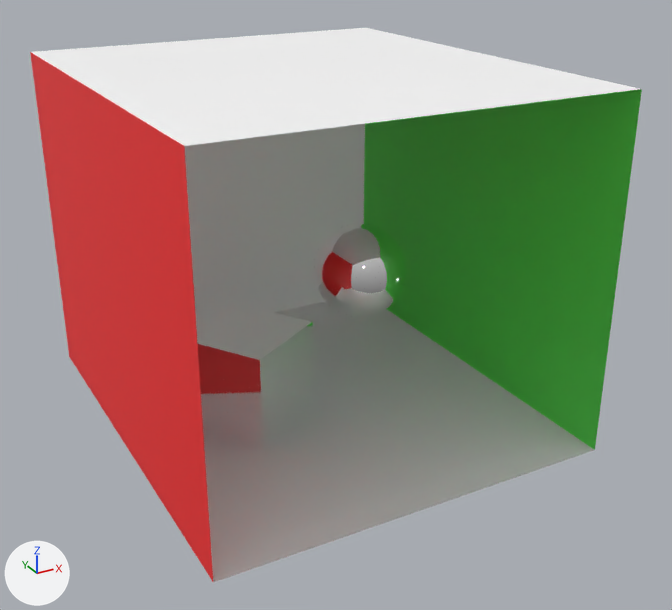
The glTF model Raytracing/models/scene2/scene2.gltf as it was, and as the next commit left it.
Camera for both pictures: a camera (50 mm lens) standing at (-8.11, -16.02, 10.12) and looking at (0.31, -0.72, 2.47). The axes (+X, +Y, +Z) are drawn at lower left. The lights are the same throughout. Vertices at the same position are counted once.
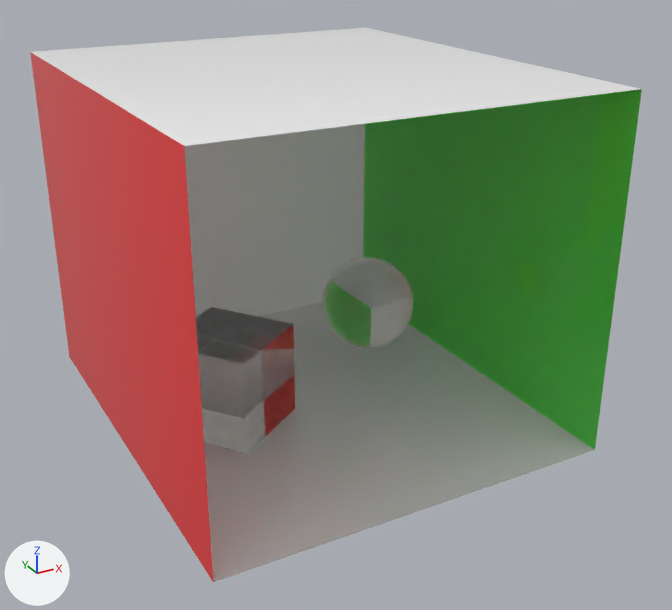
Changed parts and their boxes [x1, y1, x2, y2] in the pictures (672 x 610 px):
'Plane', surface changed: [30, 28, 639, 572] in both
'Cube', surface changed, mesh turned (grey to black): before [196, 303, 313, 449]; after [196, 307, 295, 454]
'Icosphere', surface changed, mesh moved: before [314, 223, 407, 316]; after [323, 257, 414, 348]

Diff of the bpy script that builds the scene:
```diff
--- a/Raytracing/models/scene2/scene2.gltf.py
+++ b/Raytracing/models/scene2/scene2.gltf.py
@@ mat_sphere_001 @@
 mat_sphere_001.base_color = (1.0, 1.0, 1.0)  # white #ffffff
-mat_sphere_001.metallic = 1.0
 mat_sphere_001.roughness = 0.05
@@ mat_material_002 @@
 mat_material_002.texture = img_untitled
+mat_material_002.roughness = 0.0
@@ me_cube_001 @@
 me_cube_001.from_pydata(...)  # 8 vertices, 12 faces; spans x -2.79..-0.03, y -1.38..1.38, z 0.0..2.0
 # used by ob_cube; location = (0.0, 0.0, 0.0)
+# me_cube_001 part 1: the whole mesh is turned 3.1 degrees about the z axis through its middle, then moved by (-0.42, 0.0, 0.01)
 me_cube_001.materials.append(mat_sphere_001)
@@ me_icosphere_002 @@
 me_icosphere_002.from_pydata(...)  # 162 vertices, 320 faces; spans x 0.29..2.29, y -1.0..1.0, z 1.8..3.8
 # used by ob_icosphere; location = (0.0, 0.0, 0.0)
+# me_icosphere_002 part 2: the whole mesh is moved by (0.21, 0.0, -0.8)
 me_icosphere_002.materials.append(mat_sphere_001)
```
